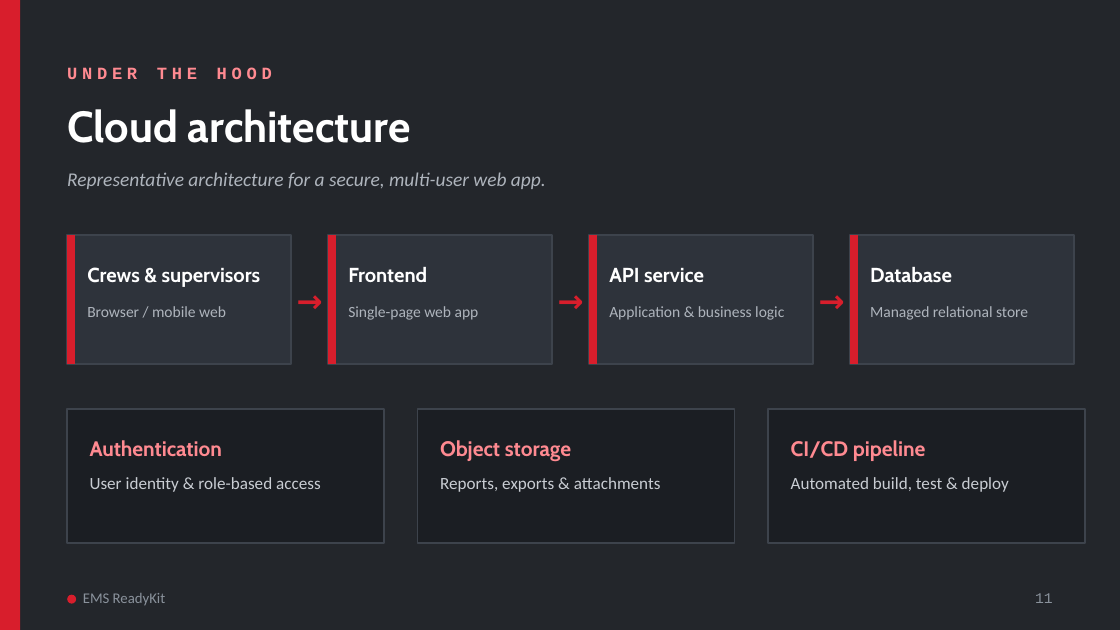
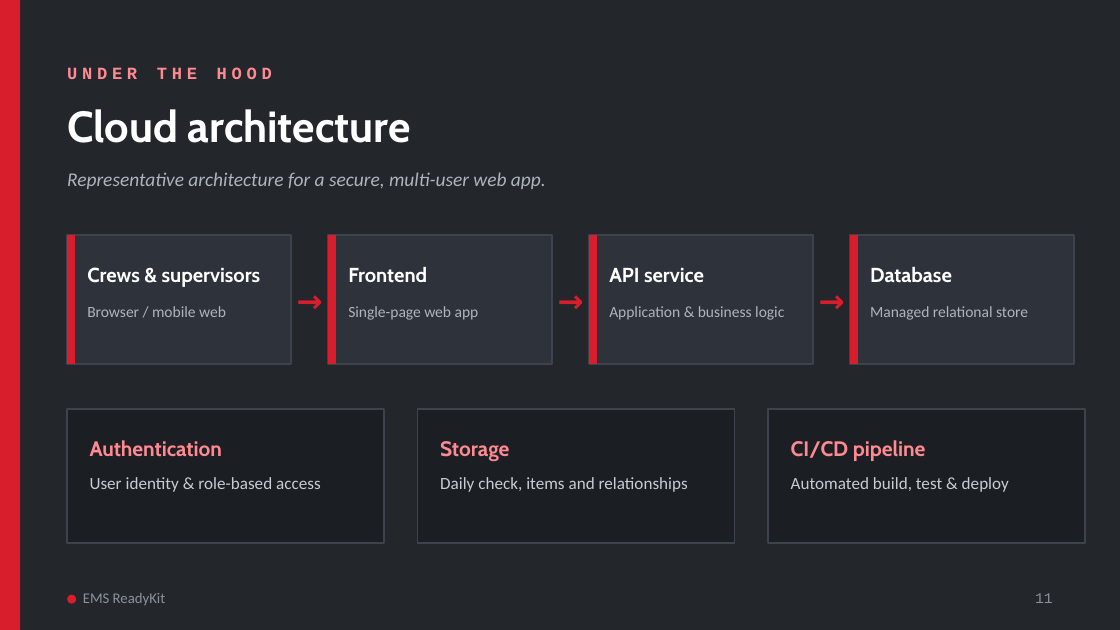
Before and after one commit to Jinniyah/EMS_ReadyKit, a slide deck: slide 23 of docs/evidence/live_deployment/LIVE01-05_EMS_ReadyKit_WebApp.pptx (slide 19 before the commit). Drawn at 1120x630 pixels with LibreOffice and Linux fonts; fonts in the diff are those of the drawing. Boxes give left, top, right and bottom in pixels: in the first picture for what was removed or moved away, otherwise in the second. Text is boxed around its words. In the diff, an @@ line names an element or a change of style, - is before the commit and + after.

```diff
--- a/docs/evidence/live_deployment/LIVE01-05_EMS_ReadyKit_WebApp.pptx
+++ b/docs/evidence/live_deployment/LIVE01-05_EMS_ReadyKit_WebApp.pptx
@@ text at [440,441,509,462]: text changed @@
-Object storage
+Storage
@@ text at [440,477,688,492]: text changed @@
-Reports, exports & attachments
+Daily check, items and relationships
```
Also in this commit, not shown: 6 other slides changed, 4 slides added.
